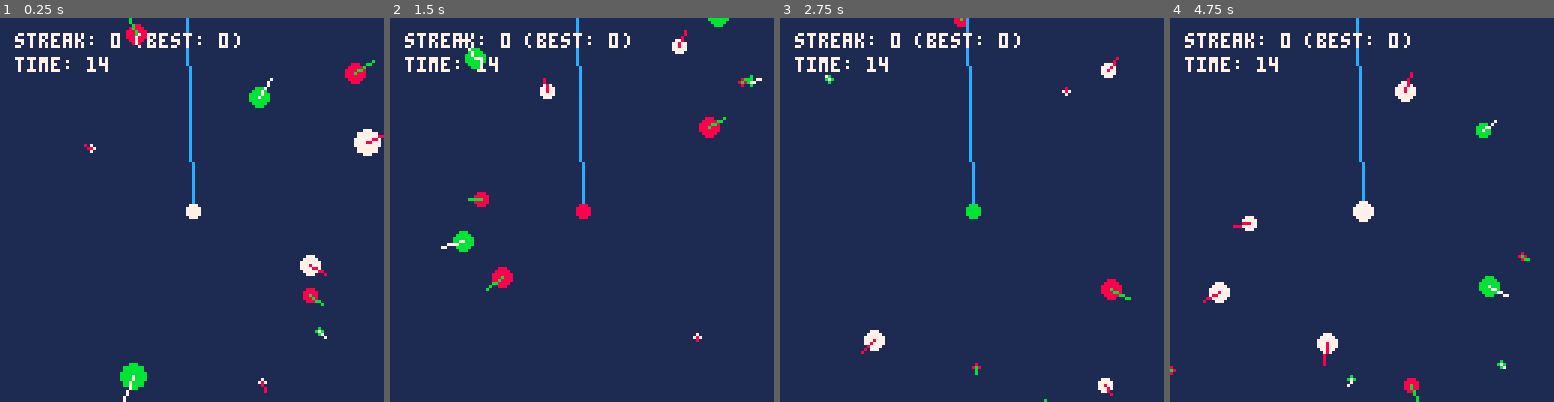
Above: before the commit, frames 1-4 (left to right).
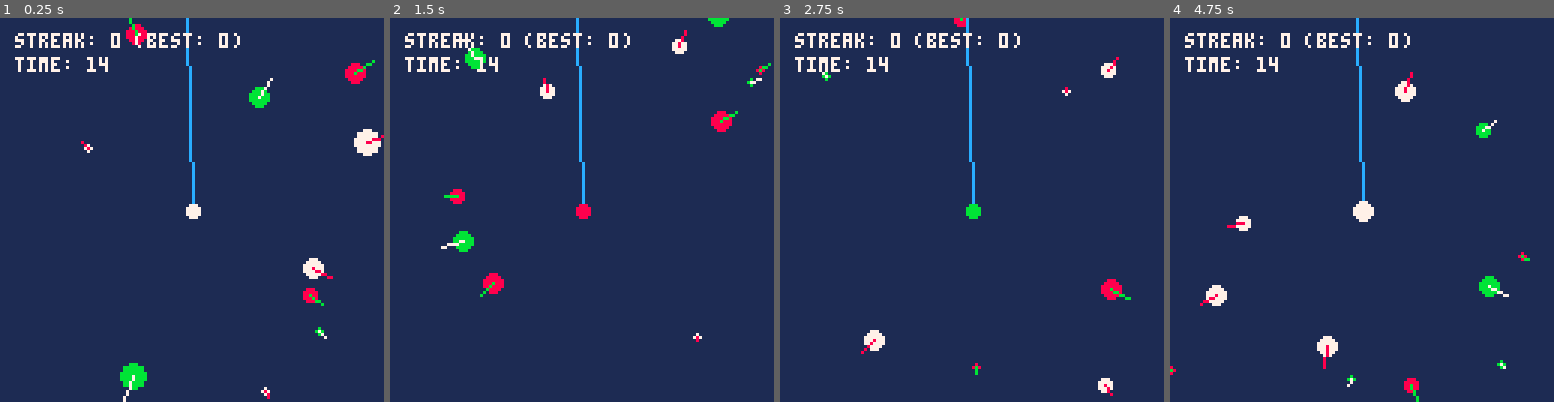
Above: after the commit, the same moments.

Repository: millwardesque/pico-fish-v2
Game: PICO-8 cartridge fish2.p8
The game is run twice, just before and just after one commit, with the same random seed, the same clock (stepped at 60 frames per second) and the same inputs.
Inputs:
- Up to frame 1 (0.25 s): no input
- Up to frame 2 (1.5 s): tap O (Z key) at 0.7 s
- Up to frame 3 (2.75 s): hold Right 1.6-2.1 s; tap O (Z key) at 1.7, 2.1, 2.5 s; hold Up 2.15-2.42 s; hold Right from 2.47 s (still down)
- Up to frame 4 (4.75 s): tap O (Z key) every 0.4 s from 2.9 to 4.5 s; release Right at 3.03 s; hold Left 3.08-3.58 s; hold Down 3.63-3.97 s; hold Right 4.02-4.68 s; hold Up from 4.73 s (still down)

The runs differ from the first frame. In frame 1, 0.3% of the frame differs, in the area x 21-100%, y 30-100%; in frame 2, 1.0%, in the area x 14-100%, y 11-73%; in frame 3, less than 0.1%; in frame 4, 0.4%.

Commit message:
Fxied interest-to-speed relationship.

Diff:
--- a/fish2.p8
+++ b/fish2.p8
@@ -322,7 +322,7 @@
                 matches = 0
             else
                 if self.target.colour == self.colour1 then
-                    matches += 2
+                    matches += 1
                 elseif self.target.colour == self.colour2 then
                     matches += 1
                 end
@@ -438,9 +438,6 @@
     local dist = min_dist + flr(rnd(zone_size / 2.0))
     local x = 64 + dist * cos(angle)
     local y = 64 + dist * sin(angle)
-
-    -- local x = 64 + min_dist + flr(rnd(zone_size)) - zone_size / 2
-    -- #local y = 64 + min_dist + flr(rnd(zone_size)) - zone_size / 2
 
     local new_fish = fish.mk('f'..#fishes, x, y, colour1, colour2, size)
     new_fish.target = target
--- a/src/fish.lua
+++ b/src/fish.lua
@@ -43,7 +43,7 @@
                 matches = 0
             else
                 if self.target.colour == self.colour1 then
-                    matches += 2
+                    matches += 1
                 elseif self.target.colour == self.colour2 then
                     matches += 1
                 end
